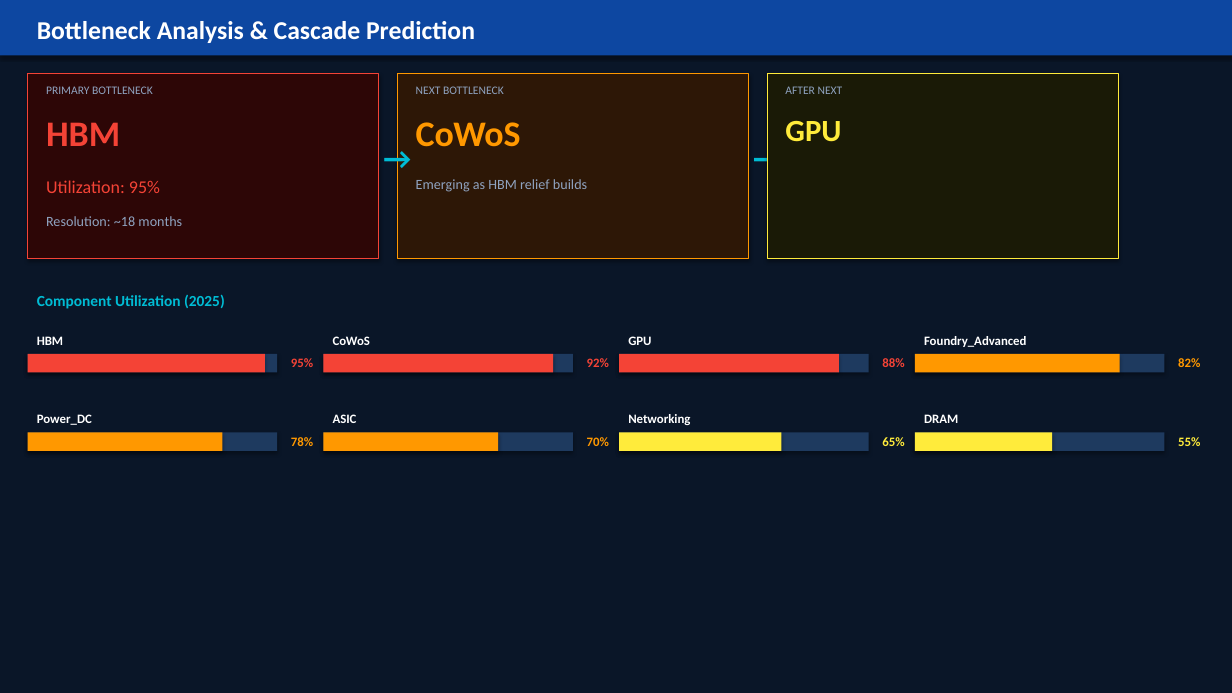
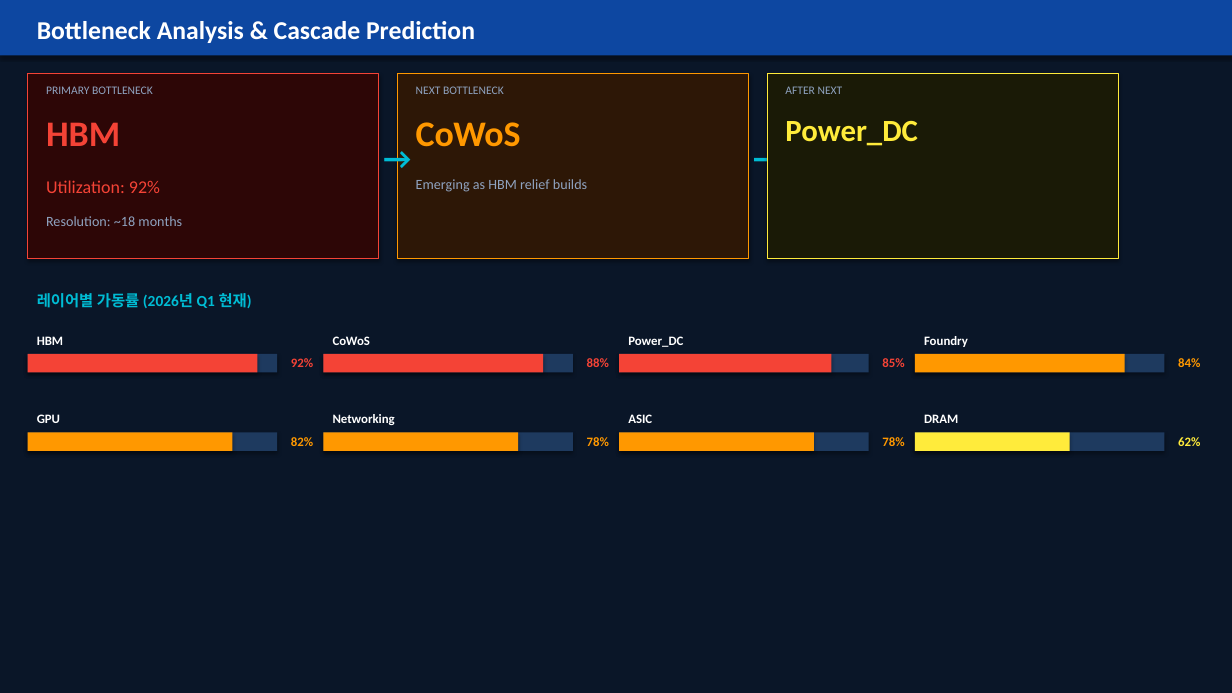
Before and after one commit to abcd00ou/Claude, a slide deck: slide 4 of AI_SCM/outputs/pptx/ai_scm_20260324.pptx. Drawn at 1232x693 pixels with LibreOffice and Linux fonts; fonts in the diff are those of the drawing. Boxes give left, top, right and bottom in pixels: in the first picture for what was removed or moved away, otherwise in the second. Text is boxed around its words. In the diff, an @@ line names an element or a change of style, - is before the commit and + after.

```diff
--- a/AI_SCM/outputs/pptx/ai_scm_20260324.pptx
+++ b/AI_SCM/outputs/pptx/ai_scm_20260324.pptx
@@ text at (785,121,918,146): text changed @@
-GPU
+Power_DC
@@ text at (46,180,160,193): text changed @@
-Utilization: 95%
+Utilization: 92%
@@ text at (37,293,252,308): text changed @@
-Component Utilization (2025)
+레이어별 가동률 (2026년 Q1 현재)
@@ rectangle: place and size @@
-rectangle at (28,354,264,372)
+rectangle at (28,354,257,372)
@@ text at (291,358,313,367): text changed @@
-95%
+92%
@@ rectangle: place and size @@
-rectangle at (323,354,553,372)
+rectangle at (323,354,543,372)
@@ text at (587,358,609,367): text changed @@
-92%
+88%
@@ rectangle: place and size @@
-rectangle at (619,354,839,372)
+rectangle at (619,354,831,372)
@@ text at (628,336,683,347): text changed @@
-GPU
+Power_DC
@@ rectangle: place and size @@
-rectangle at (915,354,1119,372)
+rectangle at (915,354,1125,372)
@@ text at (924,336,968,347): text changed @@
-Foundry_Advanced
+Foundry
@@ text at (1178,358,1200,367): text changed @@
-82%
+84%
@@ text at (37,414,60,423): text changed @@
-Power_DC
+GPU
@@ text at (333,414,395,425): text changed @@
-ASIC
+Networking
@@ text at (628,414,652,423): text changed @@
-Networking
+ASIC
@@ rectangle: place and size @@
-rectangle at (28,433,223,451)
+rectangle at (28,433,232,451)
@@ text at (291,437,313,446): text changed @@
-78%
+82%
@@ rectangle: place and size @@
-rectangle at (323,433,498,451)
+rectangle at (323,433,518,451)
@@ rectangle: place and size @@
-rectangle at (619,433,781,451)
+rectangle at (619,433,814,451)
@@ rectangle at (619,433,814,451): fill #FFEB3B to #FF9800 @@
@@ text at (882,437,904,446): text changed; text colour #FFEB3B to #FF9800 @@
-65%
+78%
@@ rectangle: place and size @@
-rectangle at (915,433,1053,451)
+rectangle at (915,433,1069,451)
@@ text at (1178,437,1200,446): text changed @@
-55%
+62%
```
Also in this commit, not shown: 4 other slides changed, 12 other files.
